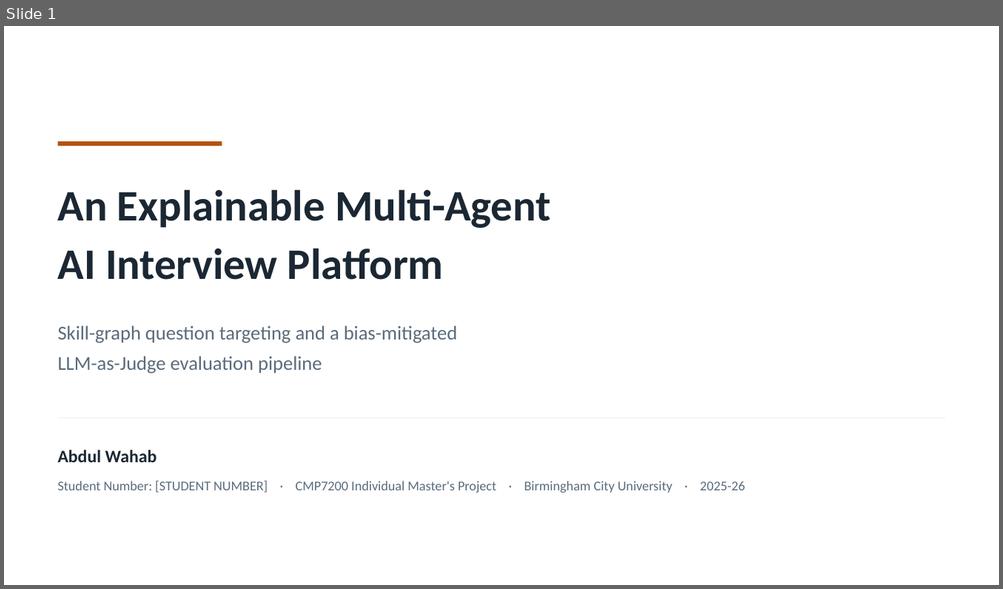
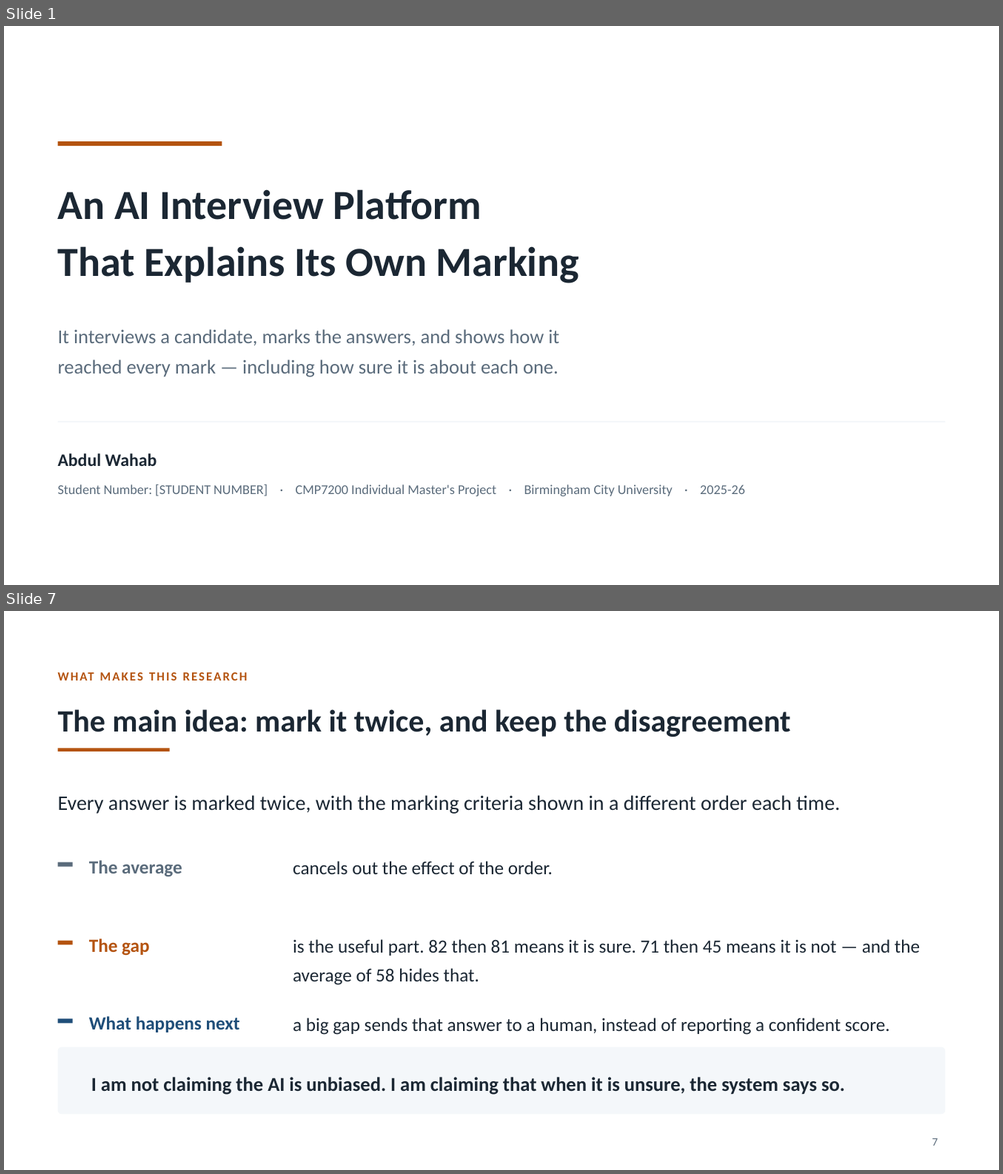
Before and after one commit to syedali254/interview_platform, a slide deck: submission/CMP7200_Viva_Presentation.pptx. Shown one above the other, each under a label of ours: slide 1 before the commit, slides 1 and 7 after it; the slides between them are not shown. The pictures are 1003x589 and 1003x1174 pixels, drawn with LibreOffice and Linux fonts; fonts in the diff are those of the drawing. Boxes give left, top, right and bottom in pixels: in the first picture for what was removed or moved away, otherwise in the second. Text is boxed around its words. In the diff, an @@ line names an element or a change of style, - is before the commit and + after.

```diff
--- a/submission/CMP7200_Viva_Presentation.pptx
+++ b/submission/CMP7200_Viva_Presentation.pptx
@@ slide 7 added at box(4, 611, 999, 1170), background #FFFFFF @@
@@ text added at box(58, 665, 945, 687), 12 pt, text #B4530F, bold @@
+WHAT MAKES THIS RESEARCH
@@ text added at box(58, 709, 791, 737), 30 pt, text #1B2733, bold @@
+The main idea: mark it twice, and keep the disagreement
@@ rectangle added at box(58, 749, 170, 752), fill #B4530F @@
@@ text added at box(58, 795, 839, 814), 20 pt, text #1B2733 @@
+Every answer is marked twice, with the marking criteria shown in a different order each time.
@@ rectangle added at box(58, 863, 73, 867), fill #5A6B7B @@
@@ text added at box(89, 860, 182, 877), 18 pt, text #5A6B7B, bold @@
+The average
@@ text added at box(293, 861, 552, 874), 18 pt, text #1B2733 @@
+cancels out the effect of the order.
@@ rectangle added at box(58, 941, 73, 945), fill #B4530F @@
@@ text added at box(89, 939, 149, 956), 18 pt, text #B4530F, bold @@
+The gap
@@ text added at box(293, 940, 919, 985), 18 pt, text #1B2733 @@
+is the useful part. 82 then 81 means it is sure. 71 then 45 means it is not — and the average of 58 hides that.
@@ rectangle added at box(58, 1019, 73, 1024), fill #1F4E79 @@
@@ text added at box(89, 1017, 240, 1033), 18 pt, text #1F4E79, bold @@
+What happens next
@@ text added at box(293, 1018, 890, 1035), 18 pt, text #1B2733 @@
+a big gap sends that answer to a human, instead of reporting a confident score.
@@ rounded rectangle added at box(58, 1048, 945, 1115), fill #F4F7FA @@
@@ text added at box(91, 1077, 845, 1095), 19 pt, text #1B2733, bold @@
+I am not claiming the AI is unbiased. I am claiming that when it is unsure, the system says so.
@@ text added at box(932, 1139, 938, 1146), 11 pt, text #5A6B7B @@
+7
@@ slide 1 changed as well @@
@@ text at box(58, 190, 580, 284): text changed; size 42 to 40 pt @@
-An Explainable Multi-Agent
-AI Interview Platform
+An AI Interview Platform
+That Explains Its Own Marking
@@ text at box(58, 329, 559, 378): text changed @@
-Skill-graph question targeting and a bias-mitigated
-LLM-as-Judge evaluation pipeline
+It interviews a candidate, marks the answers, and shows how it
+reached every mark — including how sure it is about each one.
@@ text "Abdul Wahab": place and size @@
-text "Abdul Wahab" at box(58, 450, 157, 463)
+text "Abdul Wahab" at box(58, 454, 157, 466)
@@ text "Student Number: [STUDENT NUMBER] · ...": place and size @@
-text "Student Number: [STUDENT NUMBER] · ..." at box(58, 481, 745, 493)
+text "Student Number: [STUDENT NUMBER] · ..." at box(58, 485, 745, 497)
```
Also in this commit, not shown: 4 other slides changed, 4 other slides added, 5 slides removed, 2 other files.
